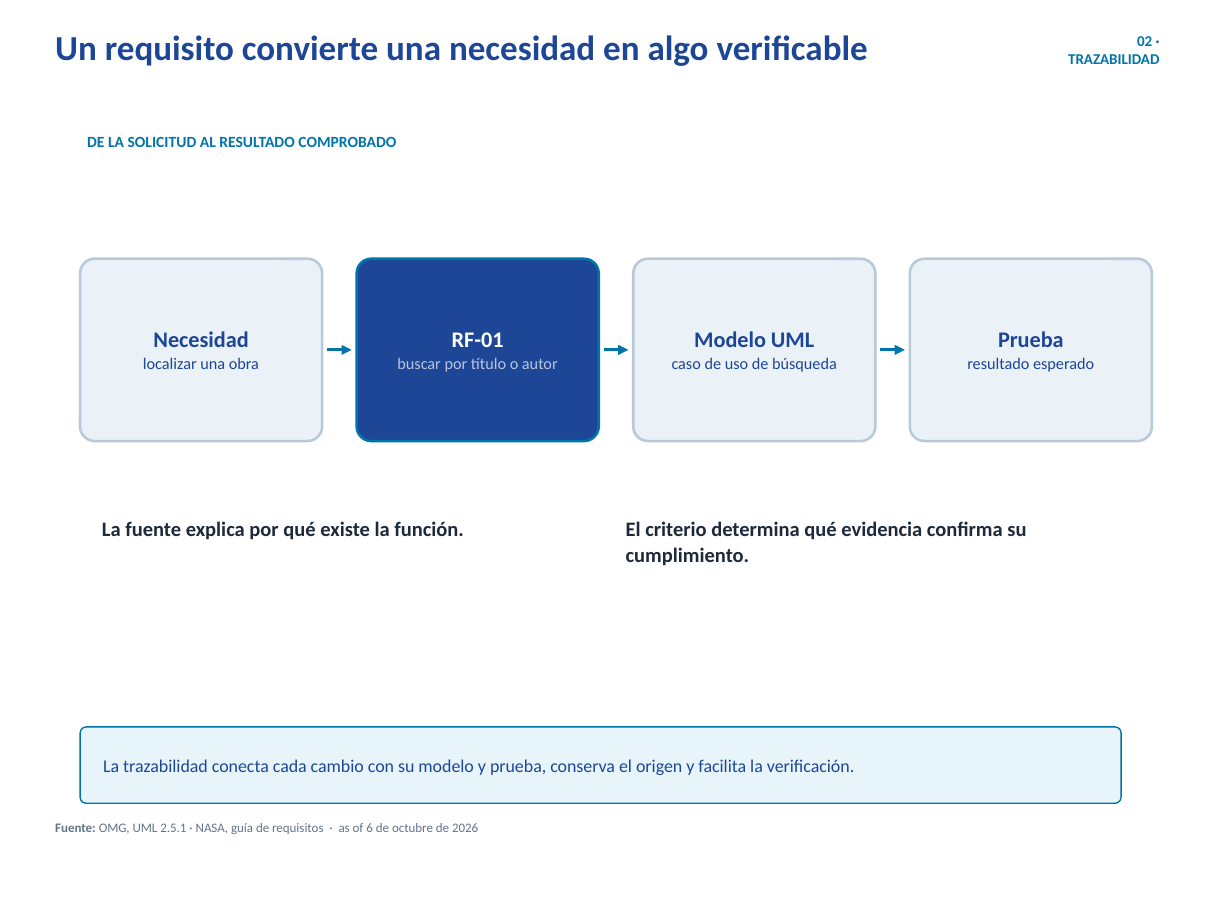
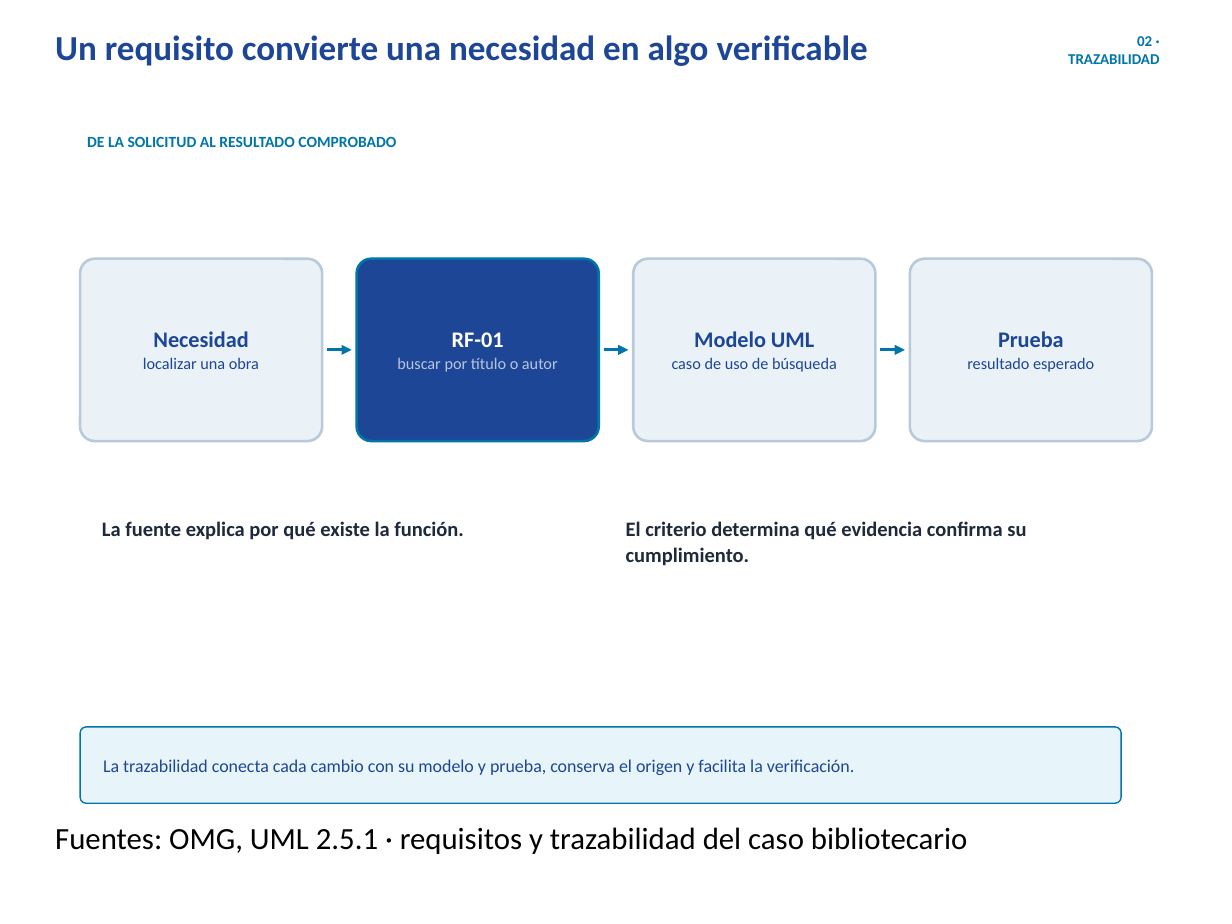
Before and after one commit to erickbravob/sistemas-informacion-i, a slide deck: slide 3 of materiales/actividad-1/tema-01-uml-requisitos-v23.pptx. Drawn at 1232x924 pixels with LibreOffice and Linux fonts; fonts in the diff are those of the drawing; background and template pictures are left out. Boxes give left, top, right and bottom in pixels: in the first picture for what was removed or moved away, otherwise in the second. Text is boxed around its words. In the diff, an @@ line names an element or a change of style, - is before the commit and + after.

```diff
--- a/materiales/actividad-1/tema-01-uml-requisitos-v23.pptx
+++ b/materiales/actividad-1/tema-01-uml-requisitos-v23.pptx
@@ text at bbox=[55, 827, 968, 854]: text changed; size 7.6 to 18 pt; text colour #64748B to #000000 @@
-Fuente: OMG, UML 2.5.1 · NASA, guía de requisitos · as of 6 de octubre de 2026
+Fuentes: OMG, UML 2.5.1 · requisitos y trazabilidad del caso bibliotecario
```
Also in this commit, not shown: 4 other slides changed, 1 slide added, 7 other files.
